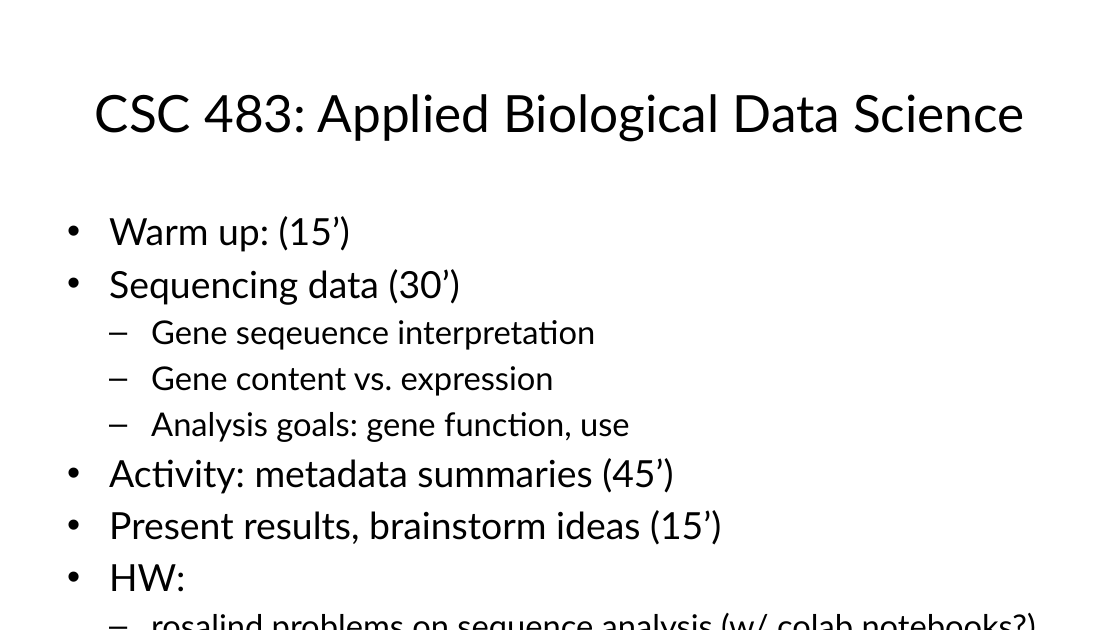
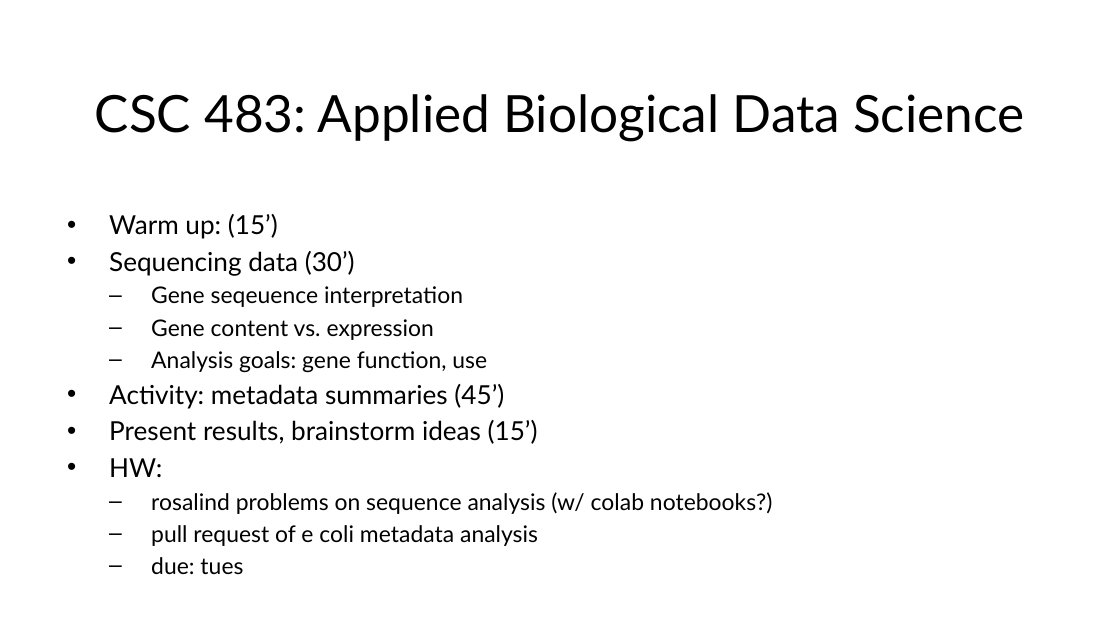
Before and after one commit to georgiadoing/CSC243-S26, a slide deck: slide 2 of Data/CSC483_Week3_A.pptx. Drawn at 1120x630 pixels with LibreOffice and Linux fonts; fonts in the diff are those of the drawing. Boxes give left, top, right and bottom in pixels: in the first picture for what was removed or moved away, otherwise in the second. Text is boxed around its words. In the diff, an @@ line names an element or a change of style, - is before the commit and + after.

```diff
--- a/Data/CSC483_Week3_A.pptx
+++ b/Data/CSC483_Week3_A.pptx
@@ text "Warm up: (15’)" at (x1=109, y1=214, x2=772, y2=575): size 24 to 16.8 pt in "Warm up: (15’)", "Sequencing data (30’)", "Activity: metadata summaries (45’)", "Present results, brainstorm ideas (15’)" and 1 more places; size 21 to 14.7 pt in "Gene seqeuence interpretation", "Gene content vs. expression", "Analysis goals: gene function, use", "rosalind problems on sequence analysis (w/ colab ..." and 2 more places; less space between paragraphs @@
```
Also in this commit, not shown: 3 other slides changed, 5 other files.
